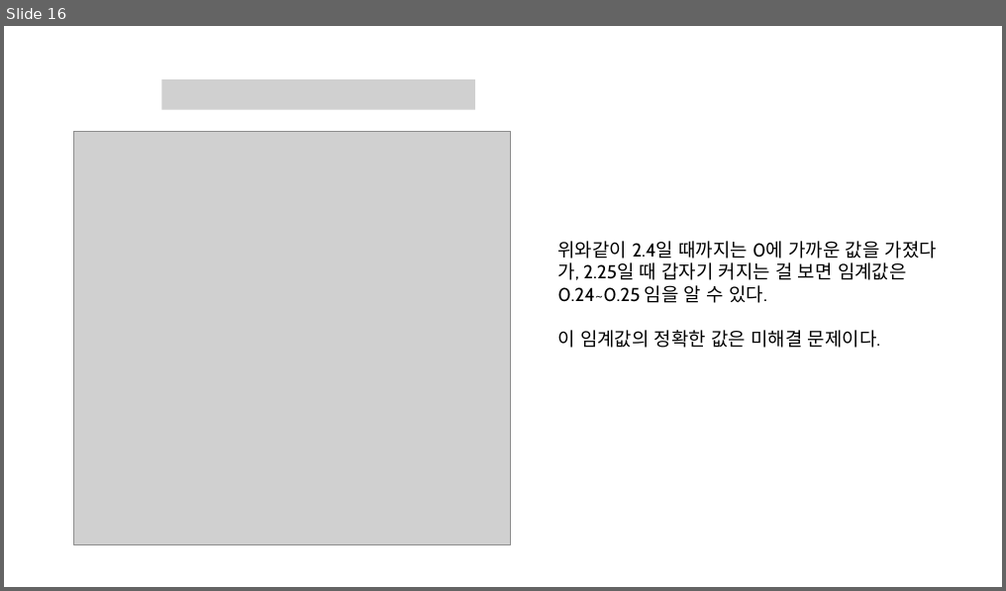
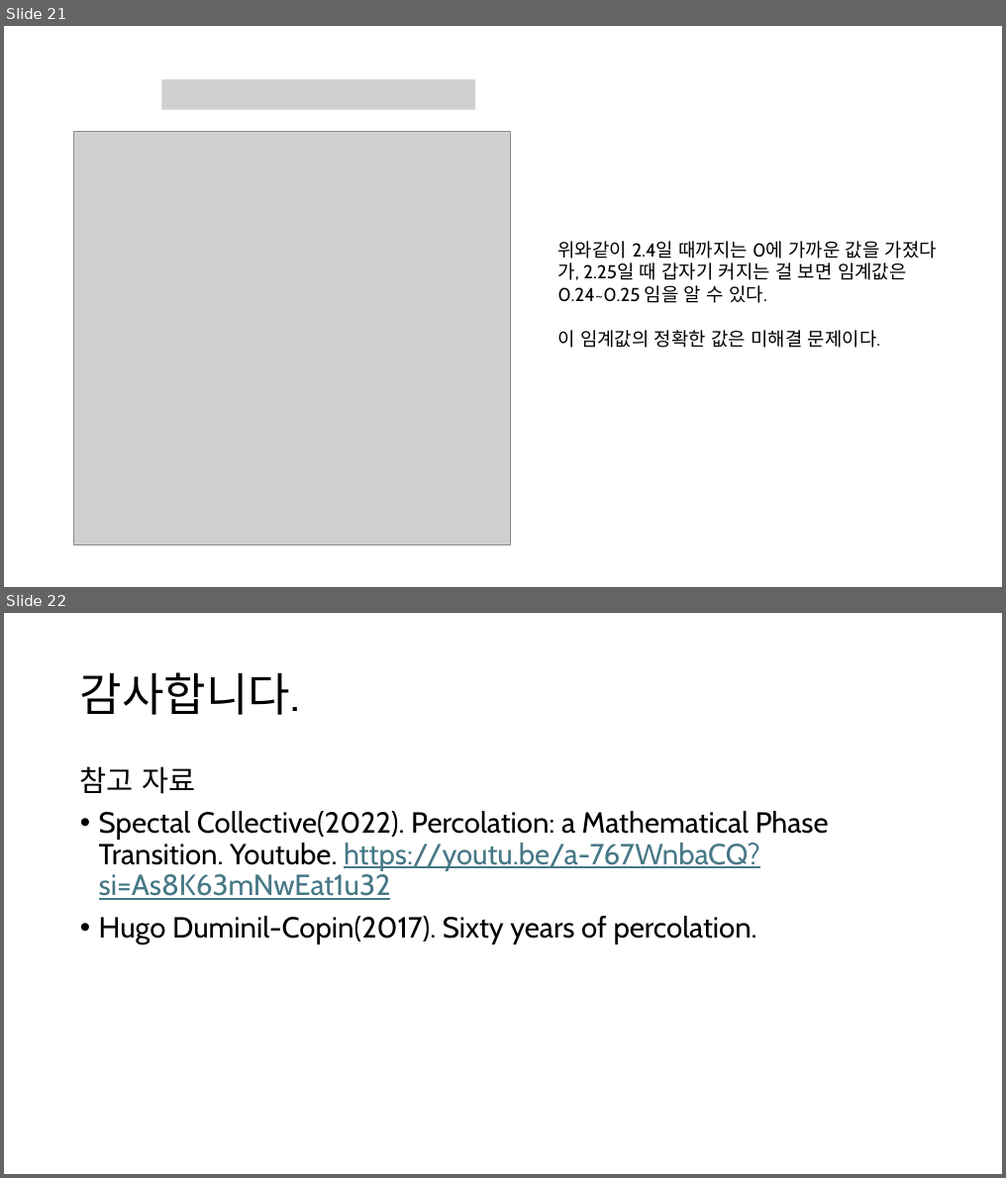
Before and after one commit to singrum/percolation-model, a slide deck: percolation.pptx. Shown one above the other, each under a label of ours: slide 16 before the commit, slides 21 and 22 after it. The pictures are 1006x591 and 1006x1178 pixels, drawn with LibreOffice and Linux fonts; fonts in the diff are those of the drawing; grey boxes stand for pictures. Boxes give left, top, right and bottom in pixels: in the first picture for what was removed or moved away, otherwise in the second. Text is boxed around its words. In the diff, an @@ line names an element or a change of style, - is before the commit and + after.

```diff
--- a/percolation.pptx
+++ b/percolation.pptx
@@ slide 22 added at [4, 613, 1002, 1174], background #FFFFFF @@
@@ title added at [80, 672, 300, 715], 44 pt, text #000000 @@
+감사합니다.
@@ text added at [80, 766, 829, 945], 28 pt, text #000000 @@
+참고 자료
+• Spectal Collective(2022). Percolation: a Mathematical Phase Transition. Youtube. https://youtu.be/a-767WnbaCQ?si=As8K63mNwEat1u32
+• Hugo Duminil-Copin(2017). Sixty years of percolation.
@@ what was slide 16 is now slide 21 @@
```
Also in this commit, not shown: 5 slides changed, 6 other slides added, 2 slides removed, 1 other file.
